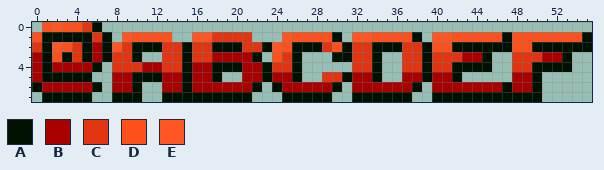
File history of a pixel-art sprite, client/images/notes/wfang.png. Above is the file before it was changed.
The file is 112x16 pixels, drawn in blocks of 2x2; one block is one cell here.
Palette (. is transparent): A #001101  B #ab0000  C #e33412  D #ff4f1b  E #ff5522
After the commit:
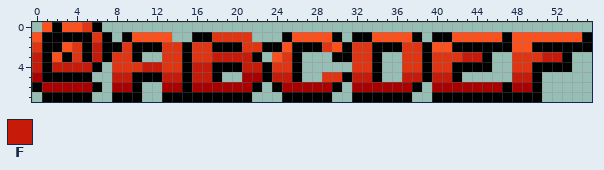
Colours new in this view: F #c71a09
The edit:
colour A: #001101 -> #000000
y 0: x 2 E -> A
y 1: x 9 E -> A; x 16..17 EE -> AA; x 25 E -> A; x 32..33 EE -> AA; x 40..41 EE -> AA
y 2: x 2 E -> A; x 6 B -> F; x 8 E -> A; x 24 E -> A
y 3: x 0 B -> F; x 6 B -> F; x 18..21 BBBB -> FFFF; x 43..44 BB -> FF; x 51..52 BB -> FF
y 4: x 0 B -> F; x 2..5 BBBB -> FFFF; x 11..12 BB -> FF; x 16..17 BB -> FF; x 21..22 BB -> FF
y 5: x 8..9 BB -> FF; x 13..14 BB -> FF; x 16..17 BB -> FF; x 24..25 BB -> FF; x 32..33 BB -> FF; x 37..38 BB -> FF; x 40..41 BB -> FF; x 48..49 BB -> FF
Where, in picture pixels (left, top, right, bottom), the same in both pictures:
changed: (32, 22, 592, 102)
